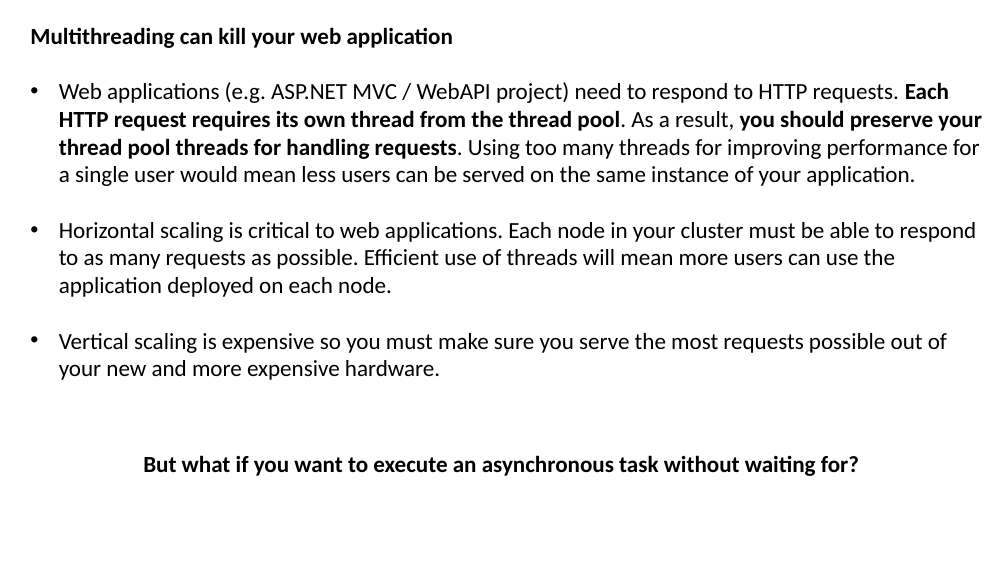
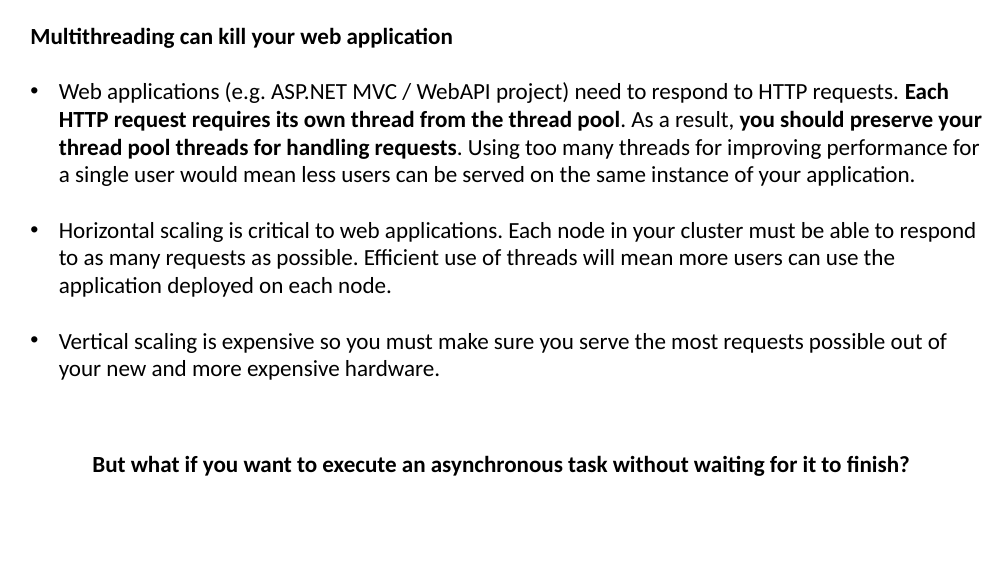
Before and after one commit to JoshKain/AsyncAwaitQuiz, a slide deck: slide 31 of Async and await presentation.pptx. Drawn at 1008x567 pixels with LibreOffice and Linux fonts; fonts in the diff are those of the drawing. Boxes give left, top, right and bottom in pixels: in the first picture for what was removed or moved away, otherwise in the second. Text is boxed around its words. In the diff, an @@ line names an element or a change of style, - is before the commit and + after.

Commit message:
Updated slides

```diff
--- a/Async and await presentation.pptx
+++ b/Async and await presentation.pptx
@@ text at box(92, 455, 910, 476): text changed @@
-But what if you want to execute an asynchronous task without waiting for?
+But what if you want to execute an asynchronous task without waiting for it to finish?
```
Also in this commit, not shown: 1 other slide changed, 1 slide added.
